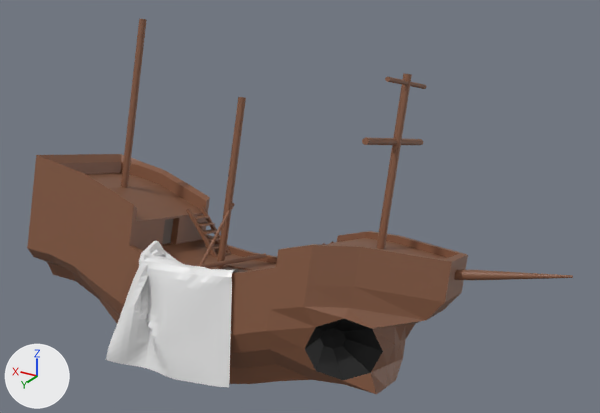
Before and after pictures for a commit that changed the Blender file Assets/ourAssets/Buidlings/wreckedship.blend.
Before and after are seen from a 50 mm lens placed at (-6.7, 8.65, 6.45), pointed at (-1.18, -0.55, 1.85). The axes (+X, +Y, +Z) are drawn at lower left. The lights are the same throughout.

The first picture shows 'Ship'.
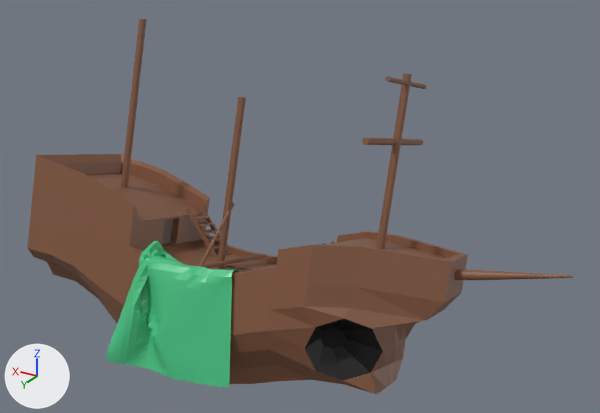
Pixel boxes (x1, y1, x2, y2) of what changed, in the pictures (600 x 413 px):
```json
{"part": 1, "of": "me_cube_002", "change": "recoloured", "before": [106, 240, 239, 388], "after": [106, 240, 239, 388], "on screen": "white to green"}
```

Scene script edits in JSON lines:
```json
{"op": "add", "block": "mat_cloth", "code": ["mat_cloth = principled_material('Cloth')", "mat_cloth.base_color = (0.0683, 0.549, 0.234)  # green #4ac485", "mat_cloth.roughness = 0.4"]}
{"block": "me_cube_002", "where": "me_cube_002.from_pydata(...)  # 1546 vertices, 1240 faces; spans x -4.94..2.86, y -1.25..1.68, z -0.09..5.01"}
{"block": "me_cube_002", "where": "# used by ob_ship; location = (-0.02, 0.16, -0.76); rotation_euler = (0.299, -0.00229, 0.0571), in degrees (17, -0.1, 3.3); scale = (1.0, 0.807, 1.0)"}
{"block": "me_cube_002", "change": "me_cube_002 part 1: all 441 faces that had it switch from mat_white (white #e7e7e7) to mat_cloth (green #4ac385)"}
```
